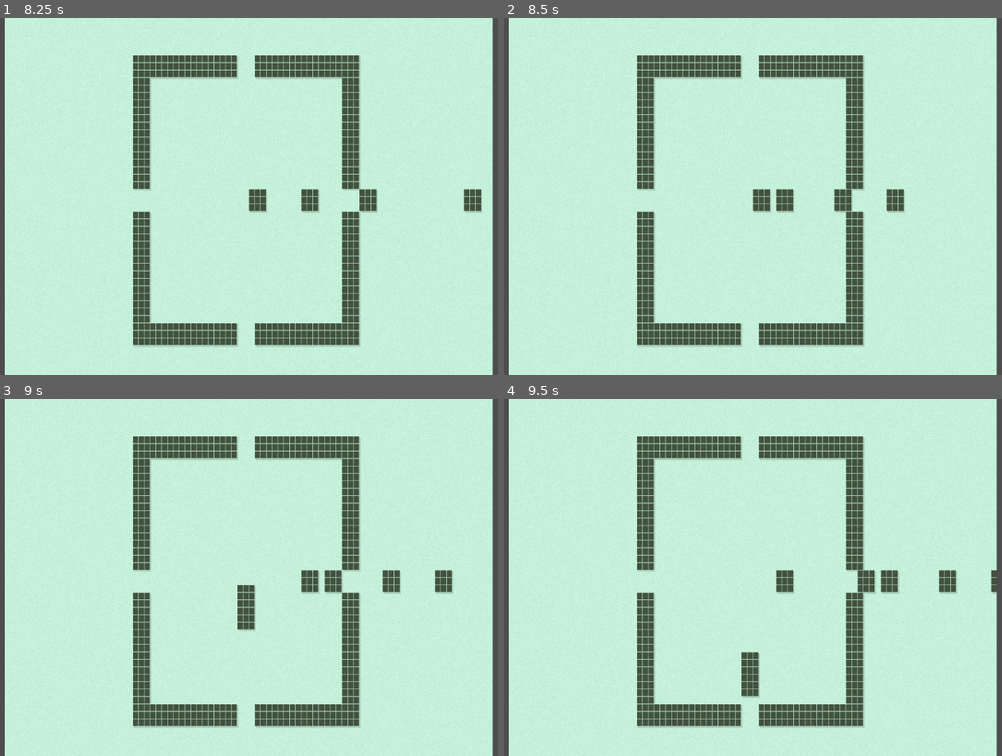
Above: before the commit, frames 1-4 (two rows, left to right).
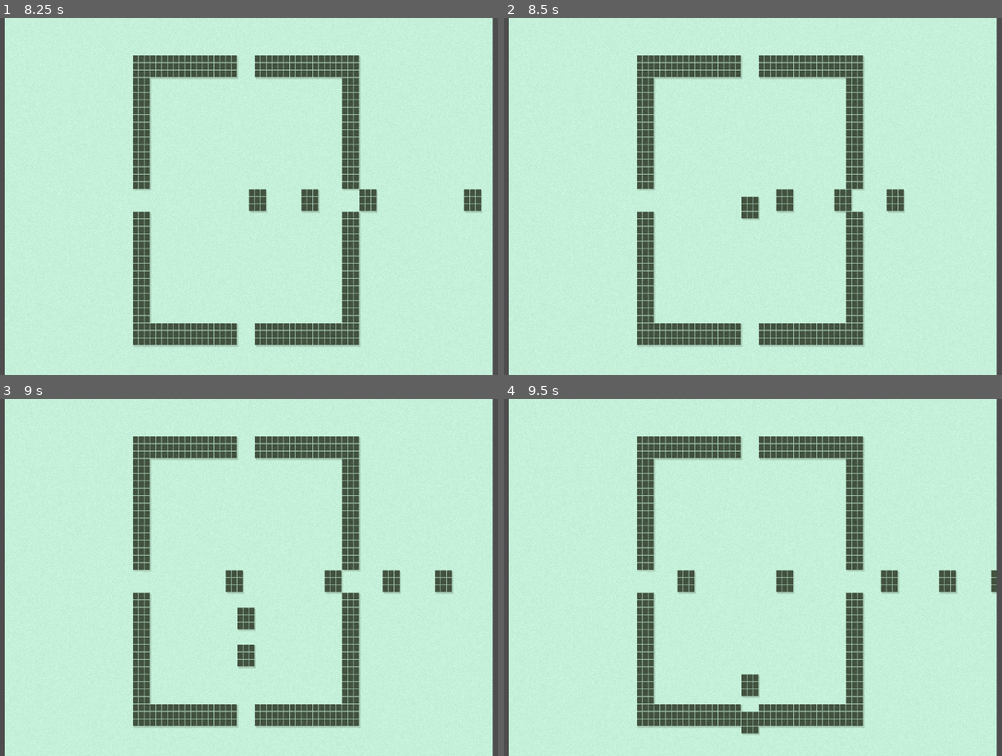
Above: after the commit, the same moments.

Repository: Gonzalo-Ortega/Nokia-Jam-6
Game: Godot game, scene res://scenes/Main.tscn
The game is run twice, just before and just after one commit, with the same random seed, the same clock (stepped at 60 frames per second) and the same inputs. Sound files missing from this copy of the repository are replaced by a short silence.
Inputs:
- Up to frame 1 (8.25 s): tap Enter at 0.5 s
- Up to frame 2 (8.5 s): no input
- Up to frame 3 (9 s): no input
- Up to frame 4 (9.5 s): no input

Frame 1 is identical in both runs. In frame 2, 0.4% of the frame differs, in the area x 47-54%, y 47-57%; in frame 3, 0.9%; in frame 4, 1.0%, in the area x 34-75%, y 47-94%.

Commit message:
Commit

Diff:
--- a/scenes/Level.tscn
+++ b/scenes/Level.tscn
@@ -27,4 +27,7 @@
 
 [node name="SoundPlayer" parent="." instance=ExtResource("5_csd60")]
 
+[node name="SpawnerTempo" type="Timer" parent="."]
+
 [connection signal="timeout" from="Tempo" to="." method="_on_tempo_timeout"]
+[connection signal="timeout" from="SpawnerTempo" to="." method="_on_spawner_tempo_timeout"]
--- a/scripts/level.gd
+++ b/scripts/level.gd
@@ -30,8 +30,11 @@
 	read_midi()
 
 
-	$Tempo.wait_time = 0
+	$Tempo.wait_time = 2
 	$Tempo.start()
+
+	$SpawnerTempo.wait_time = 0
+	$SpawnerTempo.start()
 
 var index = 0
 func _on_tempo_timeout():
@@ -53,7 +56,25 @@
 	else:
 		$Tempo.stop()
 
+
+var notes_index = 0
+func _on_spawner_tempo_timeout():
+
+	# Get the first note in the list
+	var note = notes[notes_index]
+
+	# Spawn the note
 	var note_entity = Note.instantiate()
-	note_entity.direction = int((int(note[0]) - 45)*4.0/33)+1
-	print(note_entity.direction)
+	note_entity.direction = int((int(note[0]) - 40)*4.0/33)+1
 	add_child(note_entity)
+
+	# Increment the index
+	notes_index += 1
+
+	# If there are more notes, schedule the next one
+	if notes_index < len(notes):
+		var next_note = notes[notes_index]
+		$SpawnerTempo.wait_time = (int(next_note[1]) - int(note[1]))*tempo_time
+		$SpawnerTempo.start()
+	else:
+		$SpawnerTempo.stop()
